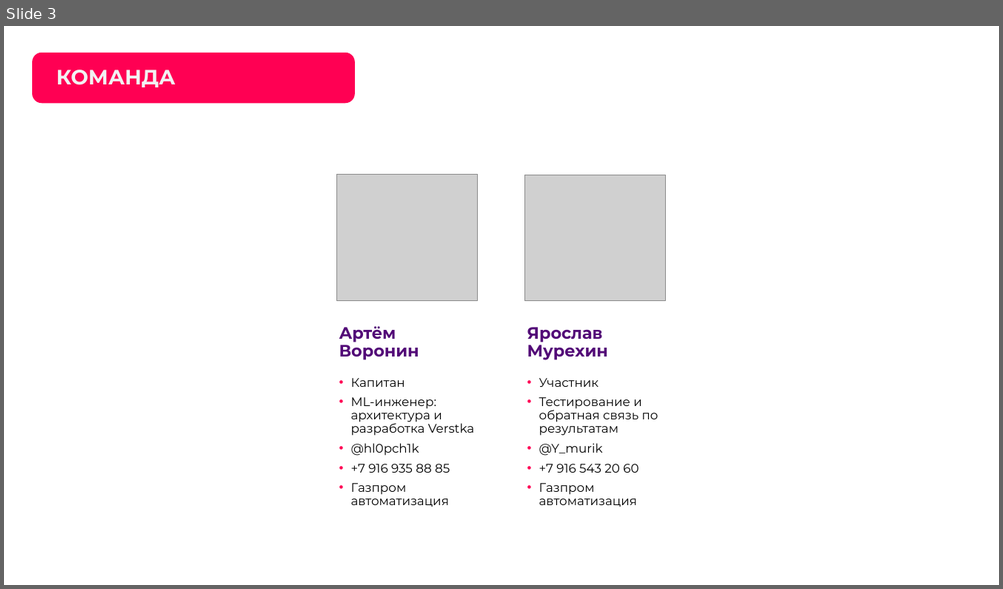
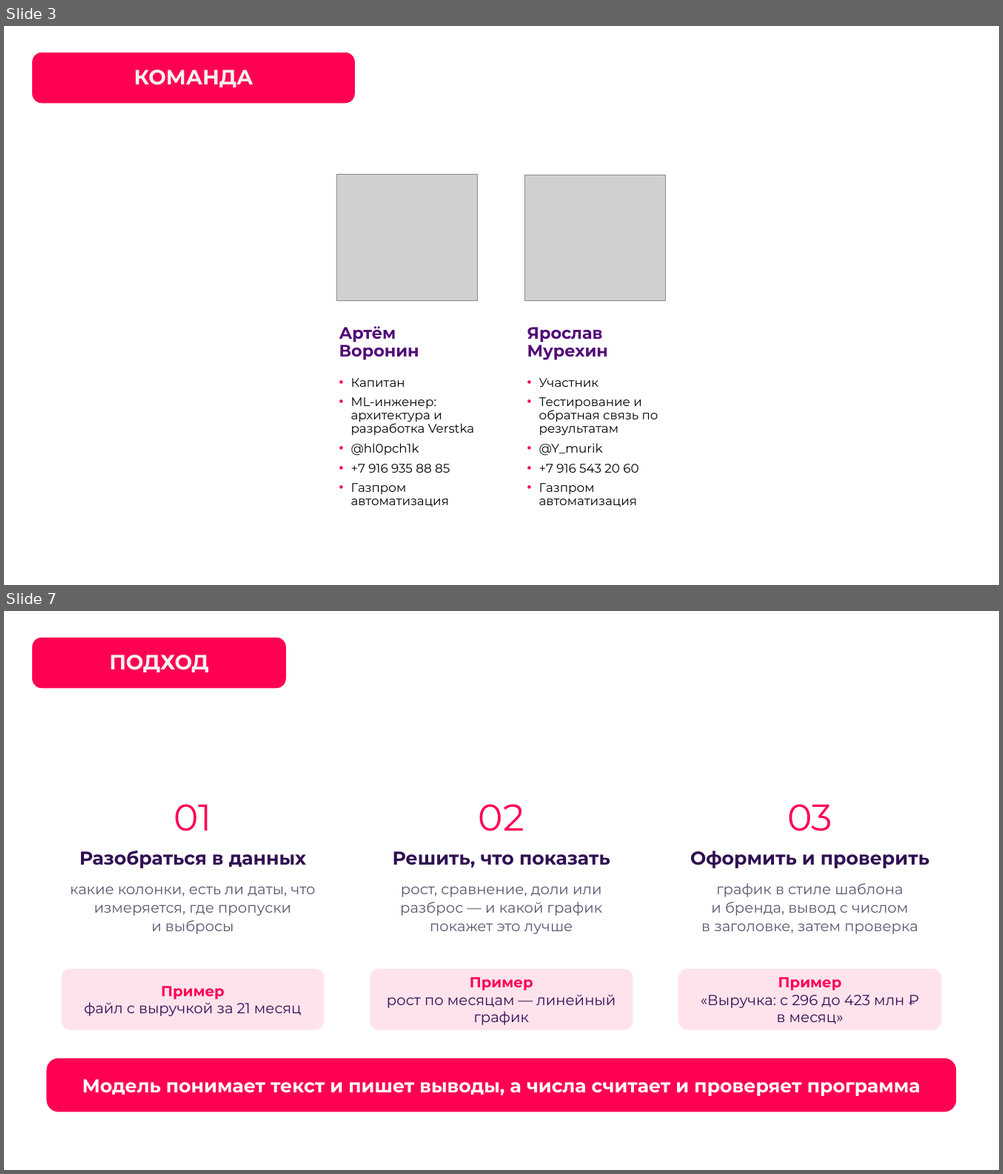
Before and after one commit to hl0pch1k/verstka, a slide deck: docs/presentation/verstka-pitch.pptx. Shown one above the other, each under a label of ours: slide 3 before the commit, slides 3 and 7 after it; the slides between them are not shown. The pictures are 1003x589 and 1003x1174 pixels, drawn with LibreOffice and Linux fonts; fonts in the diff are those of the drawing; grey boxes stand for pictures; background and template pictures are left out. Boxes give left, top, right and bottom in pixels: in the first picture for what was removed or moved away, otherwise in the second. Text is boxed around its words. In the diff, an @@ line names an element or a change of style, - is before the commit and + after.

Commit message:
Решение второй ступени по ссылкам первой: docs/presentation/verstka-pitch.pdf/.pptx — питч второй ступени (первый — verstka-pitch-stage1), examples/outputs открывается актуальными примерами

```diff
--- a/docs/presentation/verstka-pitch.pptx
+++ b/docs/presentation/verstka-pitch.pptx
@@ slide 7 added at [4,611,999,1170], background picture (left out) @@
@@ rounded rectangle added at [32,637,286,688], fill #FF0053 @@
@@ title added at [109,655,208,672], 20 pt, text #F2F2F2, bold @@
+ПОДХОД
@@ rounded rectangle added at [46,760,339,1045], fill #FFFFFF @@
@@ rounded rectangle added at [356,760,648,1045], fill #FFFFFF @@
@@ rounded rectangle added at [663,760,956,1045], fill #FFFFFF @@
@@ text added at [173,804,212,832], 36 pt, text #FF0053 @@
+01
@@ text added at [478,804,524,832], 36 pt, text #FF0053 @@
+02
@@ text added at [787,804,832,832], 36 pt, text #FF0053 @@
+03
@@ text added at [79,851,306,869], 18 pt, text #310F53, bold @@
+Разобраться в данных
@@ text added at [392,851,610,868], 18 pt, text #310F53, bold @@
+Решить, что показать
@@ text added at [690,851,929,869], 18 pt, text #310F53, bold @@
+Оформить и проверить
@@ text added at [70,886,316,934], 14 pt, text #5E5670 @@
+какие колонки, есть ли даты, что измеряется, где пропуски и выбросы
@@ text added at [400,886,603,934], 14 pt, text #5E5670 @@
+рост, сравнение, доли или разброс — и какой график покажет это лучше
@@ text added at [701,883,917,934], 14 pt, text #5E5670 @@
+график в стиле шаблона и бренда, вывод с числом в заголовке, затем проверка
@@ rounded rectangle added at [62,969,324,1031], fill #FFE3EC @@
@@ text added at [84,986,301,1017], 14 pt, text #310F53 @@
+Пример
+файл с выручкой за 21 месяц
@@ rounded rectangle added at [370,969,633,1031], fill #FFE3EC @@
@@ text added at [387,977,615,1025], 14 pt, text #310F53 @@
+Пример
+рост по месяцам — линейный график
@@ rounded rectangle added at [678,969,941,1031], fill #FFE3EC @@
@@ text added at [700,977,904,1025], 14 pt, text #310F53 @@
+Пример
+«Выручка: с 296 до 423 млн ₽ в месяц»
@@ rounded rectangle added at [46,1059,956,1113], fill #FF0053 @@
@@ text added at [82,1079,920,1096], 18 pt, text #FFFFFF, bold @@
+Модель понимает текст и пишет выводы, а числа считает и проверяет программа
@@ text added at [166,1082,265,1093], 24 pt, text #FFFFFF @@
+Verstka сначала понимает данные, потом оформляет слайд
@@ page number added at [934,1129,980,1158], 12 pt, text #FFFFFF @@
+7
@@ slide 3 changed as well @@
@@ title "КОМАНДА": place and size @@
-title "КОМАНДА" at [57,70,176,87]
+title "КОМАНДА" at [134,70,253,87]
@@ title "КОМАНДА" at [134,70,253,87]: alignment left to centre; vertical alignment bottom to middle @@
```
Also in this commit, not shown: 5 other slides changed, 12 other slides added, 9 slides removed, 7 other files.
